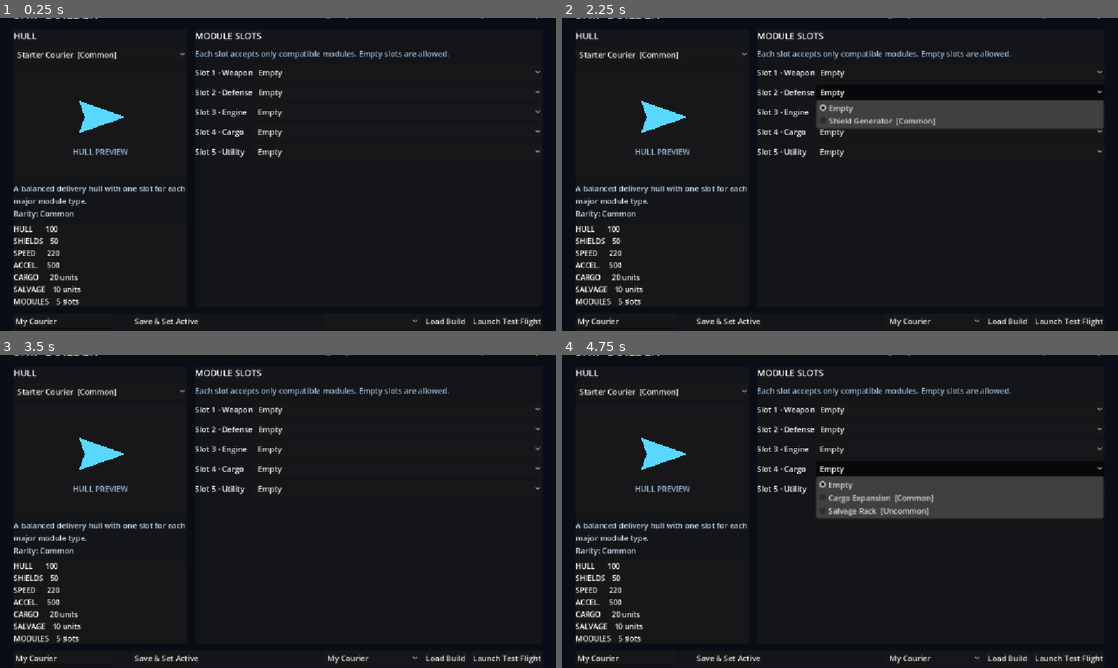
Above: before the commit, frames 1-4 (two rows, left to right).
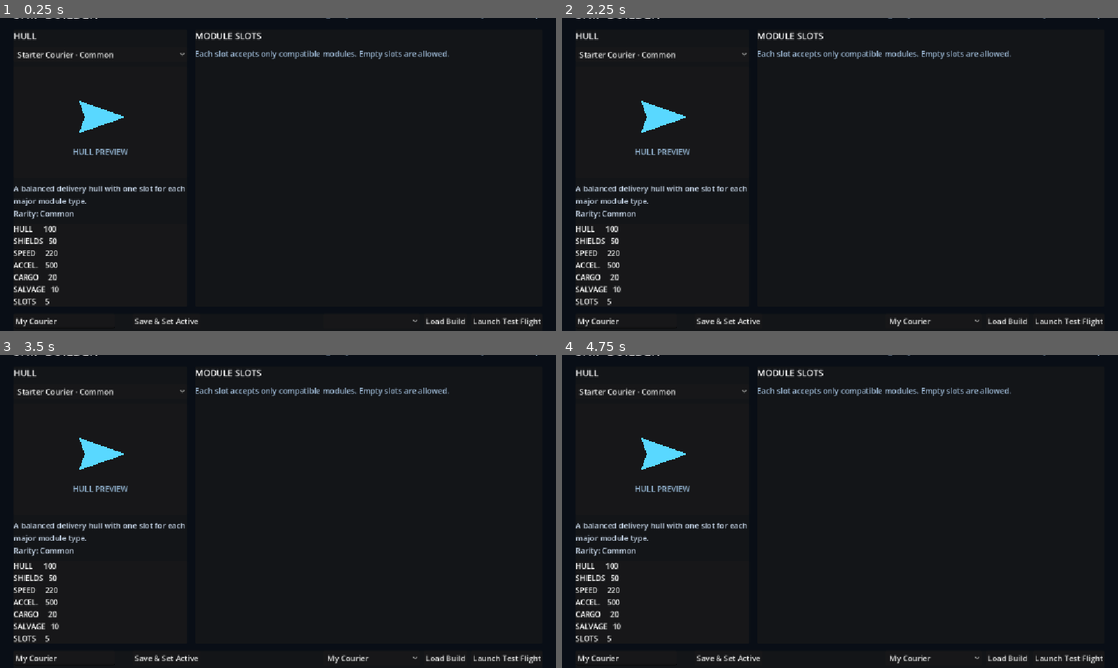
Above: after the commit, the same moments.

Repository: Bbran4/SpaceDelivery
Game: Godot game, scene res://scenes/ui/ship_builder.tscn
Same seed, same stepped clock (60 frames per second), same inputs: the game is played once before the commit and once after it. This scene is started directly instead of the project's main scene.
Inputs (mouse positions are in pixels of both pictures, inside the frame that each line leads up to):
- Up to frame 1 (0.25 s): no input
- Up to frame 2 (2.25 s): click (962, 71) at 0.5 s, where only the run before the commit has a clickable "Empty"; click "Save & Set Active" at 1.25 s; click (962, 93) at 2 s, where only the run before the commit has a clickable "Empty"
- Up to frame 3 (3.5 s): click (400, 448) at 2.75 s, where only the run before the commit has a clickable "Empty"
- Up to frame 4 (4.75 s): click "Load Build" at 3.5 s; click (962, 467) at 4.25 s, where only the run before the commit has a clickable "Empty"

The runs differ from the first frame. In frame 1, 1.4% of the frame differs, in the area x 2-98%, y 10-92%; in frame 2, 6.1%; in frame 3, 1.4%; in frame 4, 8.2%.
Error after the commit: Cannot call method 'get_children' on a null value. (res://scripts/ship_builder.gd:350)

Commit message:
Rework ship builder for drag-and-drop module fitting

Diff:
--- a/scripts/ship_builder.gd
+++ b/scripts/ship_builder.gd
@@ -14,12 +14,20 @@
 	"res://resources/modules/salvage_rack_module.tres",
 	"res://resources/modules/navigation_computer_module.tres",
 ]
+const CATEGORY_ORDER: Array[int] = [
+	ShipModule.Category.WEAPON,
+	ShipModule.Category.DEFENSE,
+	ShipModule.Category.ENGINE,
+	ShipModule.Category.CARGO,
+	ShipModule.Category.UTILITY,
+]
 
 @onready var hull_picker: OptionButton = %HullPicker
 @onready var preview_ship: Polygon2D = %PreviewShip
 @onready var hull_description: Label = %HullDescription
 @onready var stats_label: Label = %StatsLabel
-@onready var slot_list: VBoxContainer = %SlotList
+@onready var slot_groups: VBoxContainer = %SlotGroups
+@onready var module_groups: VBoxContainer = %ModuleGroups
 @onready var build_name_input: LineEdit = %BuildNameInput
 @onready var saved_build_picker: OptionButton = %SavedBuildPicker
 @onready var status_label: Label = %StatusLabel
@@ -42,7 +50,7 @@
 		var hull: ShipHull = load(path) as ShipHull
 		if hull == null:
 			continue
-		hull_picker.add_item("%s  [%s]" % [hull.display_name, _rarity_name(hull.rarity)])
+		hull_picker.add_item("%s · %s" % [hull.display_name, _rarity_name(hull.rarity)])
 		hull_picker.set_item_metadata(hull_picker.item_count - 1, path)
 	hull_picker.item_selected.connect(_on_hull_selected)
 
@@ -50,8 +58,7 @@
 func _on_hull_selected(index: int) -> void:
 	if index < 0 or index >= hull_picker.item_count:
 		return
-	var path: String = str(hull_picker.get_item_metadata(index))
-	selected_hull = load(path) as ShipHull
+	selected_hull = load(str(hull_picker.get_item_metadata(index))) as ShipHull
 	if selected_hull == null:
 		return
 	selected_modules.clear()
@@ -60,48 +67,134 @@
 	selected_module_paths.resize(selected_hull.slot_categories.size())
 	for slot_index: int in range(selected_module_paths.size()):
 		selected_module_paths[slot_index] = ""
+	_update_hull_preview()
+	_rebuild_slot_groups()
+	_rebuild_module_groups()
+	_refresh_stats()
+
+
+func _update_hull_preview() -> void:
+	if selected_hull == null:
+		return
 	preview_ship.color = selected_hull.preview_color
 	preview_ship.polygon = selected_hull.preview_polygon
-	hull_description.text = "%s\n%s" % [selected_hull.description, "Rarity: " + _rarity_name(selected_hull.rarity)]
-	_rebuild_slot_list()
-	_refresh_stats()
-
-
-func _rebuild_slot_list() -> void:
-	for child: Node in slot_list.get_children():
-		slot_list.remove_child(child)
-		child.queue_free()
-	if selected_hull == null:
-		return
+	hull_description.text = "%s\nRarity: %s" % [
+		selected_hull.description,
+		_rarity_name(selected_hull.rarity),
+	]
+
+
+func _rebuild_slot_groups() -> void:
+	_clear_container(slot_groups)
+	if selected_hull == null:
+		return
+	var category_groups: Dictionary = {}
 	for slot_index: int in range(selected_hull.slot_categories.size()):
-		var row: HBoxContainer = HBoxContainer.new()
-		row.size_flags_horizontal = Control.SIZE_EXPAND_FILL
-		var slot_label: Label = Label.new()
-		slot_label.custom_minimum_size.x = 118.0
-		slot_label.text = "Slot %d · %s" % [slot_index + 1, _category_name(selected_hull.slot_categories[slot_index])]
-		row.add_child(slot_label)
-		var picker: OptionButton = OptionButton.new()
-		picker.size_flags_horizontal = Control.SIZE_EXPAND_FILL
-		picker.add_item("Empty")
-		picker.set_item_metadata(0, "")
+		var category: int = selected_hull.slot_categories[slot_index]
+		if not category_groups.has(category):
+			category_groups[category] = []
+		category_groups[category].append(slot_index)
+	var categories: Array = category_groups.keys()
+	categories.sort()
+	for category_value: Variant in categories:
+		var category: int = int(category_value)
+		var group: VBoxContainer = VBoxContainer.new()
+		group.add_theme_constant_override("separation", 6)
+		var heading: Label = Label.new()
+		heading.text = "%s SLOTS" % _category_name(category).to_upper()
+		heading.add_theme_font_size_override("font_size", 13)
+		heading.add_theme_color_override("font_color", Color(0.55, 0.78, 0.94))
+		group.add_child(heading)
+		for slot_index_value: Variant in category_groups[category]:
+			var slot_index: int = int(slot_index_value)
+			var slot: ShipSlotDropTarget = ShipSlotDropTarget.new()
+			slot.custom_minimum_size = Vector2(0, 56)
+			slot.size_flags_horizontal = Control.SIZE_EXPAND_FILL
+			slot.slot_index = slot_index
+			slot.accepted_category = category
+			slot.builder = self
+			slot.add_theme_stylebox_override("panel", _make_panel_style(Color(0.10, 0.16, 0.23), Color(0.24, 0.38, 0.49)))
+			var inner: VBoxContainer = VBoxContainer.new()
+			inner.mouse_filter = Control.MOUSE_FILTER_IGNORE
+			inner.add_theme_constant_override("separation", 2)
+			var slot_label: Label = Label.new()
+			slot_label.text = "SLOT %02d" % (slot_index + 1)
+			slot_label.add_theme_font_size_override("font_size", 10)
+			slot_label.add_theme_color_override("font_color", Color(0.58, 0.69, 0.79))
+			slot_label.mouse_filter = Control.MOUSE_FILTER_IGNORE
+			var module_label: Label = Label.new()
+			module_label.text = "Empty slot · drop module here"
+			module_label.autowrap_mode = TextServer.AUTOWRAP_WORD_SMART
+			module_label.mouse_filter = Control.MOUSE_FILTER_IGNORE
+			inner.add_child(slot_label)
+			inner.add_child(module_label)
+			slot.add_child(inner)
+			slot.slot_title = slot_label
+			slot.module_title = module_label
+			slot.set_slot_content("SLOT %02d" % (slot_index + 1), selected_modules[slot_index], selected_module_paths[slot_index])
+			group.add_child(slot)
+		slot_groups.add_child(group)
+
+
+func _rebuild_module_groups() -> void:
+	_clear_container(module_groups)
+	for category: int in CATEGORY_ORDER:
+		var matching_paths: Array[String] = []
 		for module_path: String in MODULE_PATHS:
 			var module: ShipModule = load(module_path) as ShipModule
-			if module == null or not _category_fits(selected_hull.slot_categories[slot_index], module.category):
+			if module != null and module.category == category:
+				matching_paths.append(module_path)
+		if matching_paths.is_empty():
+			continue
+		var group: VBoxContainer = VBoxContainer.new()
+		group.add_theme_constant_override("separation", 6)
+		var heading: Label = Label.new()
+		heading.text = _category_name(category).to_upper()
+		heading.add_theme_font_size_override("font_size", 13)
+		heading.add_theme_color_override("font_color", Color(0.55, 0.78, 0.94))
+		group.add_child(heading)
+		for module_path: String in matching_paths:
+			var module: ShipModule = load(module_path) as ShipModule
+			if module == null:
 				continue
-			picker.add_item("%s  [%s]" % [module.display_name, _rarity_name(module.rarity)])
-			picker.set_item_metadata(picker.item_count - 1, module_path)
-		picker.item_selected.connect(_on_module_selected.bind(slot_index, picker))
-		row.add_child(picker)
-		slot_list.add_child(row)
-
-
-func _on_module_selected(option_index: int, slot_index: int, picker: OptionButton) -> void:
+			var card: ModuleDragCard = ModuleDragCard.new()
+			card.custom_minimum_size = Vector2(0, 58)
+			card.size_flags_horizontal = Control.SIZE_EXPAND_FILL
+			card.module_path = module_path
+			card.module_data = module
+			card.builder = self
+			card.add_theme_stylebox_override("panel", _make_panel_style(Color(0.10, 0.16, 0.23), Color(0.27, 0.43, 0.56)))
+			var details: VBoxContainer = VBoxContainer.new()
+			details.mouse_filter = Control.MOUSE_FILTER_IGNORE
+			details.add_theme_constant_override("separation", 2)
+			var name_label: Label = Label.new()
+			name_label.text = module.display_name
+			name_label.add_theme_font_size_override("font_size", 12)
+			name_label.mouse_filter = Control.MOUSE_FILTER_IGNORE
+			var rarity_label: Label = Label.new()
+			rarity_label.text = "%s · DRAG TO EQUIP" % _rarity_name(module.rarity).to_upper()
+			rarity_label.add_theme_font_size_override("font_size", 9)
+			rarity_label.add_theme_color_override("font_color", Color(0.58, 0.72, 0.83))
+			rarity_label.mouse_filter = Control.MOUSE_FILTER_IGNORE
+			details.add_child(name_label)
+			details.add_child(rarity_label)
+			card.add_child(details)
+			group.add_child(card)
+		module_groups.add_child(group)
+
+
+func equip_module(slot_index: int, module_path: String) -> void:
 	if selected_hull == null or slot_index < 0 or slot_index >= selected_modules.size():
 		return
-	var path: String = str(picker.get_item_metadata(option_index))
-	selected_module_paths[slot_index] = path
-	selected_modules[slot_index] = load(path) as ShipModule if not path.is_empty() else null
+	var module: ShipModule = load(module_path) as ShipModule if not module_path.is_empty() else null
+	if module != null and not _category_fits(selected_hull.slot_categories[slot_index], module.category):
+		status_label.text = "That module does not fit this slot."
+		return
+	selected_module_paths[slot_index] = module_path
+	selected_modules[slot_index] = module
+	_rebuild_slot_groups()
 	_refresh_stats()
+	status_label.text = "Equipped %s in slot %d." % [module.display_name, slot_index + 1] if module != null else "Slot %d cleared." % (slot_index + 1)
 
 
 func _refresh_stats() -> void:
@@ -124,7 +217,7 @@
 				stats[stat_name] = float(stats[stat_name]) + float(module.stat_modifiers[key])
 		cargo_capacity += module.cargo_capacity_bonus
 		salvage_capacity += module.salvage_capacity_bonus
-	stats_label.text = "HULL       %d\nSHIELDS    %d\nSPEED      %d\nACCEL.     %d\nCARGO      %d units\nSALVAGE    %d units\nMODULES    %d slots" % [
+	stats_label.text = "HULL      %d\nSHIELDS   %d\nSPEED     %d\nACCEL.    %d\nCARGO     %d\nSALVAGE   %d\nSLOTS     %d" % [
 		int(stats["max_hull"]),
 		int(stats["max_shield"]),
 		int(stats["movement_speed"]),
@@ -140,68 +233,54 @@
 		return
 	var build_name: String = build_name_input.text.strip_edges()
 	if build_name.is_empty():
-		status_label.text = "Enter a name for this build first."
+		status_label.text = "Enter a name before saving."
 		return
 	var hull_path: String = str(hull_picker.get_item_metadata(hull_picker.selected))
 	var save_error: Error = ShipBuildStore.save_build(build_name, hull_path, selected_module_paths, true)
 	if save_error != OK:
 		status_label.text = "Could not save build (error %d)." % save_error
 		return
-	status_label.text = "Saved '%s' and set it as the active ship." % build_name
+	status_label.text = "Saved '%s' · now active." % build_name
 	_refresh_saved_builds()
 
 
 func _on_load_pressed() -> void:
-	if saved_build_picker.selected < 0 or saved_build_picker.item_count == 0:
-		status_label.text = "Choose a saved build to load."
+	if saved_build_picker.item_count == 0 or saved_build_picker.selected < 0:
+		status_label.text = "Choose a saved build first."
 		return
 	var build_name: String = str(saved_build_picker.get_item_metadata(saved_build_picker.selected))
 	var build: Dictionary = ShipBuildStore.load_build(build_name)
 	if build.is_empty():
-		status_label.text = "That saved build could not be found."
+		status_label.text = "Saved build could not be found."
 		return
 	var hull_path: String = str(build.get("hull_path", ""))
 	var loaded_hull: ShipHull = load(hull_path) as ShipHull
-	if loaded_hull == null:
+	var hull_index: int = _find_hull_index(hull_path)
+	if loaded_hull == null or hull_index < 0:
 		status_label.text = "The saved hull resource is missing."
 		return
+	selected_hull = loaded_hull
+	hull_picker.select(hull_index)
+	selected_modules.clear()
+	selected_module_paths.clear()
+	selected_modules.resize(selected_hull.slot_categories.size())
+	selected_module_paths.resize(selected_hull.slot_categories.size())
 	var module_paths: Variant = build.get("module_paths", PackedStringArray())
-	var hull_index: int = _find_hull_index(hull_path)
-	if hull_index >= 0:
-		hull_picker.select(hull_index)
-		selected_hull = loaded_hull
-		selected_modules.clear()
-		selected_module_paths.clear()
-		selected_modules.resize(loaded_hull.slot_categories.size())
-		selected_module_paths.resize(loaded_hull.slot_categories.size())
-		for slot_index: int in range(selected_module_paths.size()):
-			var module_path: String = str(module_paths[slot_index]) if slot_index < module_paths.size() else ""
-			selected_module_paths[slot_index] = module_path
-			selected_modules[slot_index] = load(module_path) as ShipModule if not module_path.is_empty() else null
-		preview_ship.color = selected_hull.preview_color
-		preview_ship.polygon = selected_hull.preview_polygon
-		hull_description.text = "%s\n%s" % [selected_hull.description, "Rarity: " + _rarity_name(selected_hull.rarity)]
-		_rebuild_slot_list()
-		_sync_slot_pickers()
-		_refresh_stats()
-		ShipBuildStore.save_build(build_name, hull_path, selected_module_paths, true)
-		build_name_input.text = build_name
-		status_label.text = "Loaded '%s'. It is now the active build." % build_name
-
-
-func _sync_slot_pickers() -> void:
-	for slot_index: int in range(slot_list.get_child_count()):
-		var row: HBoxContainer = slot_list.get_child(slot_index) as HBoxContainer
-		if row == null:
-			continue
-		var picker: OptionButton = row.get_child(1) as OptionButton
-		if picker == null:
-			continue
-		var selected_path: String = selected_module_paths[slot_index]
-		for option_index: int in range(picker.item_count):
-			if str(picker.get_item_metadata(option_index)) == selected_path:
-				picker.select(option_index)
-				break
+	for slot_index: int in range(selected_module_paths.size()):
+		var module_path: String = str(module_paths[slot_index]) if slot_index < module_paths.size() else ""
+		var module: ShipModule = load(module_path) as ShipModule if not module_path.is_empty() else null
+		if module != null and not _category_fits(selected_hull.slot_categories[slot_index], module.category):
+			module = null
+			module_path = ""
+		selected_modules[slot_index] = module
+		selected_module_paths[slot_index] = module_path
+	_update_hull_preview()
+	_rebuild_slot_groups()
+	_rebuild_module_groups()
+	_refresh_stats()
+	build_name_input.text = build_name
+	status_label.text = "Loaded '%s' · now active." % build_name
+	ShipBuildStore.save_build(build_name, hull_path, selected_module_paths, true)
 
 
 func _refresh_saved_builds() -> void:
@@ -225,11 +304,11 @@
 func _category_name(category: int) -> String:
 	match category:
 		ShipModule.Category.WEAPON:
-			return "Weapon"
+			return "Weapons"
 		ShipModule.Category.DEFENSE:
 			return "Defense"
 		ShipModule.Category.ENGINE:
-			return "Engine"
+			return "Engines"
 		ShipModule.Category.CARGO:
 			return "Cargo"
 		ShipModule.Category.UTILITY:
@@ -254,5 +333,24 @@
 			return "Unknown"
 
 
+func _make_panel_style(background_color: Color, border_color: Color) -> StyleBoxFlat:
+	var style: StyleBoxFlat = StyleBoxFlat.new()
+	style.bg_color = background_color
+	style.border_color = border_color
+	style.set_border_width_all(1)
+	style.set_corner_radius_all(5)
+	style.content_margin_left = 10.0
+	style.content_margin_right = 10.0
+	style.content_margin_top = 7.0
+	style.content_margin_bottom = 7.0
+	return style
+
+
+func _clear_container(container: Node) -> void:
+	for child: Node in container.get_children():
+		container.remove_child(child)
+		child.queue_free()
+
+
 func _on_back_pressed() -> void:
 	get_tree().change_scene_to_file("res://scenes/tests/hud_test.tscn")
